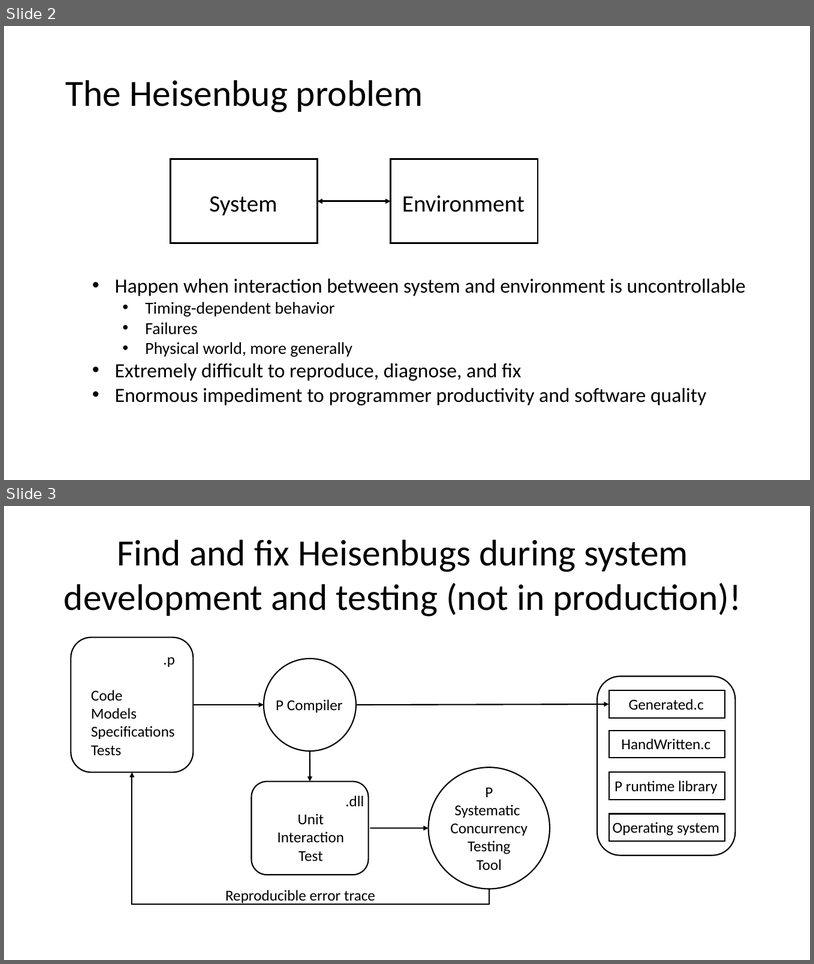
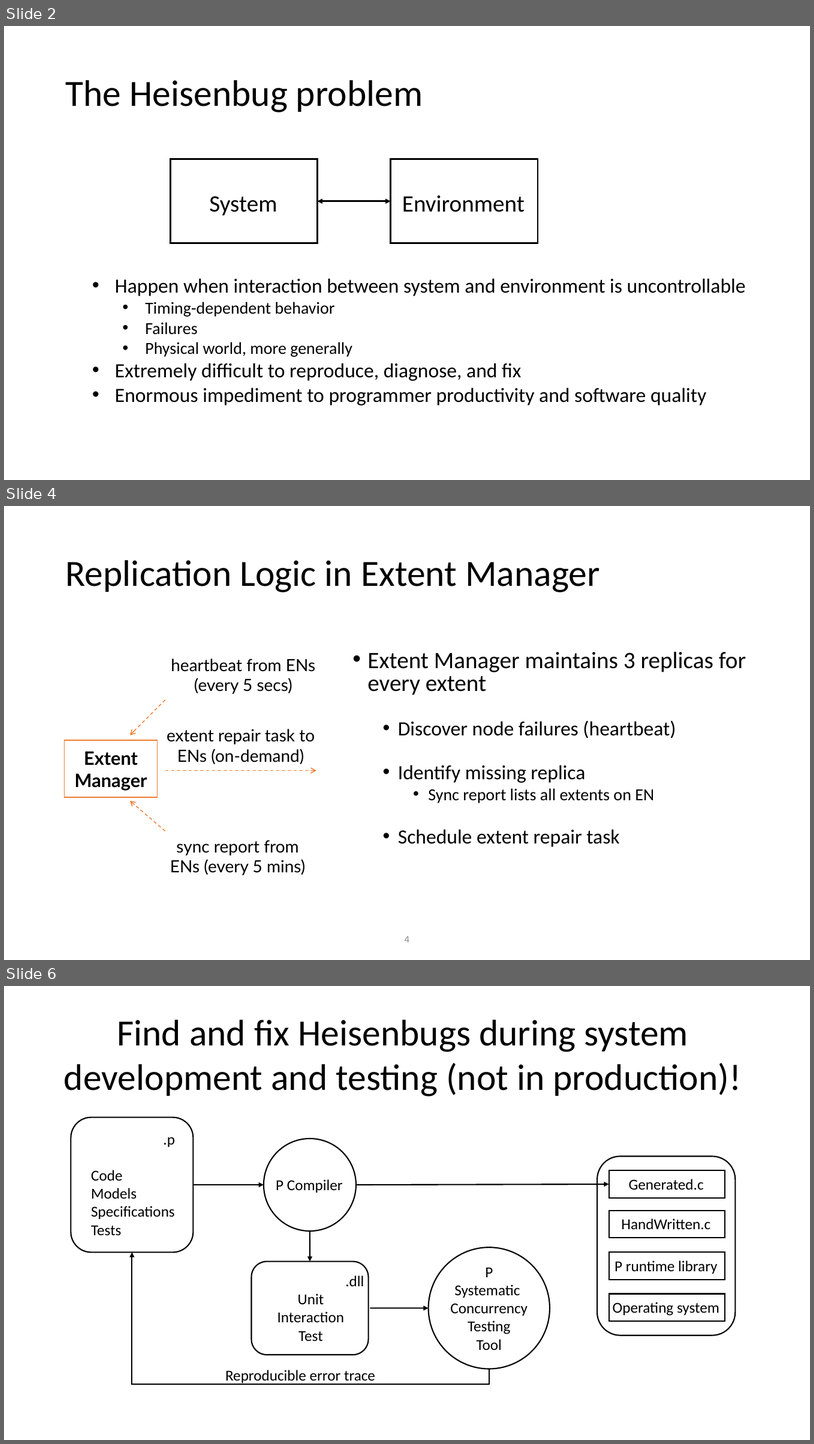
Before and after one commit to p-org/P, a slide deck: Tutorial/P-tutorial.pptx. Shown one above the other, each under a label of ours: slides 2 and 3 before the commit, slides 2, 4 and 6 after it; the slides between them are not shown. The pictures are 814x964 and 814x1444 pixels, drawn with LibreOffice and Linux fonts; fonts in the diff are those of the drawing. Boxes give left, top, right and bottom in pixels: in the first picture for what was removed or moved away, otherwise in the second. Text is boxed around its words. In the diff, an @@ line names an element or a change of style, - is before the commit and + after.

```diff
--- a/Tutorial/P-tutorial.pptx
+++ b/Tutorial/P-tutorial.pptx
@@ slide 4 added at bbox=[4, 506, 810, 960], background #FFFFFF @@
@@ title added at bbox=[65, 560, 600, 592], 44 pt, text #000000 @@
+Replication Logic in Extent Manager
@@ text added at bbox=[171, 658, 315, 694], 20 pt, text #000000 @@
+heartbeat from ENs (every 5 secs)
@@ text added at bbox=[368, 651, 746, 847], 24 pt, text #000000 @@
+• Extent Manager maintains 3 replicas for every extent
+  • Discover node failures (heartbeat)
+  • Identify missing replica
+    • Sync report lists all extents on EN
+  • Schedule extent repair task
@@ arrow added from (165, 700) to (130, 735), #ED7D31 1 pt dashed @@
@@ text added at bbox=[167, 729, 315, 764], 20 pt, text #000000 @@
+extent repair task to ENs (on-demand)
@@ rectangle added at bbox=[65, 740, 158, 797], fill #FFFFFF, outline #ED7D31 1 pt, 22 pt, text #000000, bold @@
+Extent Manager
@@ arrow added from (165, 771) to (317, 771), #ED7D31 1 pt dashed @@
@@ arrow added from (165, 831) to (130, 801), #ED7D31 1 pt dashed @@
@@ text added at bbox=[170, 840, 305, 875], 20 pt, text #000000 @@
+sync report from ENs (every 5 mins)
@@ page number added at bbox=[405, 936, 410, 942], 12 pt, text #8C8C8C @@
+4
@@ what was slide 3 is now slide 6 @@
```
Also in this commit, not shown: 2 other slides added, 4 other files.
